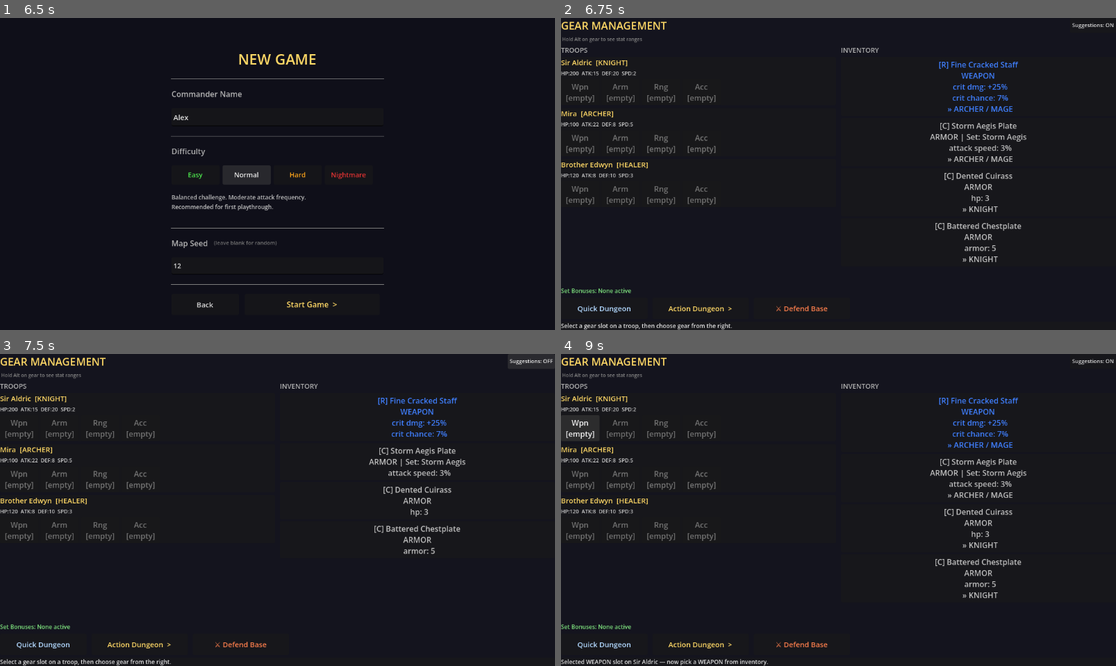
Above: before the commit, frames 1-4 (two rows, left to right).
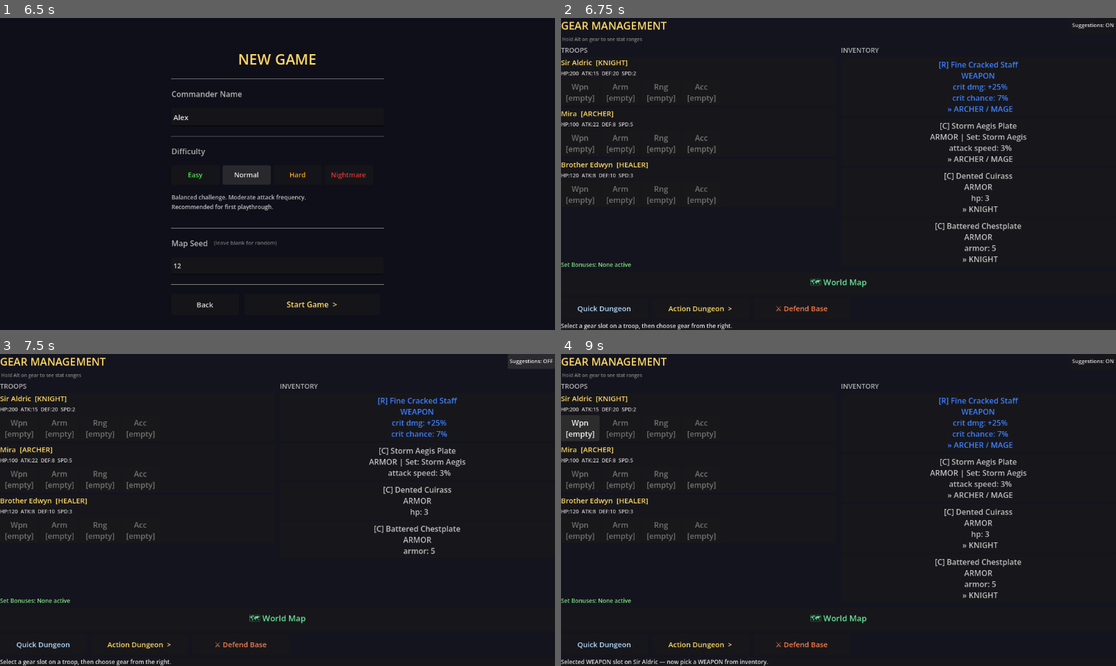
Above: after the commit, the same moments.

Repository: imHuko/fantasy-crawler-autobattler
Game: Godot game, scene res://scenes/main_menu.tscn
Two runs of this game, one before a commit and one after it. Both use one fixed random seed, a clock stepped at 60 frames per second and the inputs below.
Inputs (mouse positions are in pixels of both pictures, inside the frame that each line leads up to):
- Up to frame 1 (6.5 s): click "Start Game" at 0.5 s; click (277, 117) at 1.27 s; type "Alex" at 1.35 s; click (277, 264) at 1.5 s; type "12" at 1.58 s; click "Hard" at 2 s; click "Nightmare" at 2.75 s; click "Easy" at 3.5 s; click "Easy" at 4.25 s; click "Normal" at 5 s; click "Normal" at 5.75 s
- Up to frame 2 (6.75 s): click "Start Game >" at 6.5 s
- Up to frame 3 (7.5 s): click "Suggestions: ON" at 7.25 s
- Up to frame 4 (9 s): click "Suggestions: OFF" at 8 s; click "Wpn [empty]" at 8.75 s

Frame 1 is identical in both runs. In frame 2, 0.3% of the frame differs, in the area x 0-56%, y 78-89%; in frame 3, 0.3%; in frame 4, 0.3%.

Commit message:
adding maps
maps added, bare bones

Diff:
--- a/autoloads/player_inventory.gd
+++ b/autoloads/player_inventory.gd
@@ -22,6 +22,11 @@
 	"force_size": 1.0,
 	"enemy_expansion": 0.7,
 }
+
+# Map state
+var current_battle_zone: int = -1
+var current_attack_force: float = 1.0
+var conquering_zone: bool = false
 
 # -------------------------------------------------------
 # Talent hooks for gear quality system
--- a/scenes/management_screen.gd
+++ b/scenes/management_screen.gd
@@ -128,6 +128,17 @@
 	gear_list.size_flags_horizontal = Control.SIZE_EXPAND_FILL
 	gear_list.add_theme_constant_override("separation", 4)
 	right_scroll.add_child(gear_list)
+
+	# --- WORLD MAP BUTTON ---
+	var map_btn = Button.new()
+	map_btn.text = "🗺 World Map"
+	map_btn.custom_minimum_size = Vector2(200, 48)
+	map_btn.add_theme_font_size_override("font_size", 17)
+	map_btn.add_theme_color_override("font_color", Color(0.4, 0.9, 0.6))
+	map_btn.pressed.connect(func():
+		SaveManager.save_game()
+		get_tree().change_scene_to_file("res://scenes/world_map.tscn"))
+	outer.add_child(map_btn)
 
 	# --- DUNGEON BUTTONS ---
 	var dungeon_hbox = HBoxContainer.new()
--- /dev/null
+++ b/scenes/world_map.gd
@@ -0,0 +1,662 @@
+extends Node2D
+
+# -------------------------------------------------------
+# World Map — procedurally generated zone-based conquest
+# -------------------------------------------------------
+
+const MAP_W = 900
+const MAP_H = 580
+
+const ZONE_TYPES = ["city", "forest", "dungeon", "ruins", "mountain"]
+const ZONE_TYPE_COLORS = {
+	"city":     Color(0.90, 0.80, 0.30),
+	"forest":   Color(0.25, 0.70, 0.30),
+	"dungeon":  Color(0.50, 0.20, 0.60),
+	"ruins":    Color(0.55, 0.45, 0.35),
+	"mountain": Color(0.60, 0.60, 0.65),
+}
+const ZONE_TYPE_ICONS = {
+	"city":     "⬛",
+	"forest":   "▲",
+	"dungeon":  "●",
+	"ruins":    "◆",
+	"mountain": "▲",
+}
+
+const OWNER_COLORS = {
+	"player":  Color(0.30, 0.60, 1.00),
+	"neutral": Color(0.50, 0.50, 0.50),
+}
+
+const ZONE_NAMES = [
+	"Ashveil", "Stonemark", "Duskhaven", "Ironfeld", "Crestmoor",
+	"Thornwall", "Embervast", "Greywatch", "Coldspire", "Mirewood",
+	"Ravensholm", "Dustgate", "Cinderpass", "Hallowfen", "Bleakhurst",
+	"Vaelmore", "Grimtide", "Sunderveil", "Brackmore", "Frostwall",
+	"Saltmere", "Ironveil", "Ashenford", "Grimhold", "Dreadmere",
+]
+
+# Zone data structure
+# { id, name, type, pos, owner, troops, connections, buildings,
+#   dist_from_start, enemy_strength, troop_queue }
+var zones: Array = []
+var connections: Array = []   # pairs of zone ids
+var selected_zone_id: int = -1
+var popup_panel: Control = null
+var turn: int = 1
+var pending_attacks: Array = []  # {zone_id, turns_until, force_size}
+
+# UI
+var zone_nodes: Array = []
+var connection_lines: Node2D
+var hud_turn: Label
+var hud_diff: Label
+var notification_label: Label
+
+func _ready() -> void:
+	_generate_map()
+	_build_ui()
+	_draw_map()
+	_refresh_hud()
+
+# -------------------------------------------------------
+# Map Generation
+# -------------------------------------------------------
+func _generate_map() -> void:
+	var rng = RandomNumberGenerator.new()
+	rng.seed = PlayerInventory.map_seed
+
+	var diff = PlayerInventory.difficulty
+	var zone_count = {"Easy": 10, "Normal": 13, "Hard": 15, "Nightmare": 15}.get(diff, 13)
+
+	# Place starting zone left-center
+	var start_pos = Vector2(120, MAP_H / 2)
+	zones.append(_make_zone(0, "city", start_pos, "player", "Your City"))
+	zones[0]["dist_from_start"] = 0
+
+	# Generate remaining zones
+	var used_positions = [start_pos]
+	var attempts = 0
+	while zones.size() < zone_count and attempts < 500:
+		attempts += 1
+		var pos = Vector2(
+			rng.randf_range(80, MAP_W - 80),
+			rng.randf_range(60, MAP_H - 60)
+		)
+		# Ensure minimum spacing
+		var too_close = false
+		for up in used_positions:
+			if pos.distance_to(up) < 100:
+				too_close = true
+				break
+		if too_close: continue
+
+		var zone_id = zones.size()
+		var dist = pos.distance_to(start_pos)
+		var ztype = ZONE_TYPES[rng.randi() % ZONE_TYPES.size()]
+		var zname = ZONE_NAMES[zone_id % ZONE_NAMES.size()]
+		var owner = "neutral"
+
+		var zone = _make_zone(zone_id, ztype, pos, owner, zname)
+		zone["dist_from_start"] = dist
+		zone["enemy_strength"] = int(dist / 80.0)
+		zones.append(zone)
+		used_positions.append(pos)
+
+	# Connect zones — each zone connects to 2-3 nearest neighbors
+	for i in range(zones.size()):
+		var distances = []
+		for j in range(zones.size()):
+			if i == j: continue
+			distances.append({"id": j, "dist": zones[i]["pos"].distance_to(zones[j]["pos"])})
+		distances.sort_custom(func(a, b): return a["dist"] < b["dist"])
+
+		var connect_count = rng.randi_range(2, 3)
+		for k in range(min(connect_count, distances.size())):
+			var pair = [min(i, distances[k]["id"]), max(i, distances[k]["id"])]
+			if pair not in connections and distances[k]["dist"] < 280:
+				connections.append(pair)
+				zones[i]["connections"].append(distances[k]["id"])
+				zones[distances[k]["id"]]["connections"].append(i)
+
+	# Ensure start zone is connected to at least one other
+	if zones[0]["connections"].is_empty():
+		var nearest_id = 1
+		connections.append([0, 1])
+		zones[0]["connections"].append(1)
+		zones[1]["connections"].append(0)
+
+func _make_zone(id: int, ztype: String, pos: Vector2, owner: String, zname: String) -> Dictionary:
+	return {
+		"id": id, "name": zname, "type": ztype,
+		"pos": pos, "owner": owner,
+		"troops": [] if owner != "player" else [],
+		"connections": [],
+		"buildings": [],
+		"dist_from_start": 0,
+		"enemy_strength": 0,
+		"troop_queue": [],
+	}
+
+# -------------------------------------------------------
+# Draw Map
+# -------------------------------------------------------
+func _build_ui() -> void:
+	var bg = ColorRect.new()
+	bg.color = Color(0.07, 0.08, 0.10)
+	bg.set_anchors_preset(Control.PRESET_FULL_RECT)
+	add_child(bg)
+
+	# Draw connection lines first (behind zones)
+	connection_lines = Node2D.new()
+	add_child(connection_lines)
+
+	# Top HUD
+	var hud = CanvasLayer.new()
+	add_child(hud)
+
+	var top = PanelContainer.new()
+	top.set_anchors_preset(Control.PRESET_TOP_WIDE)
+	top.size.y = 44
+	hud.add_child(top)
+
+	var hbox = HBoxContainer.new()
+	hbox.add_theme_constant_override("separation", 20)
+	top.add_child(hbox)
+
+	var title = Label.new()
+	title.text = PlayerInventory.player_name + "'s Campaign"
+	title.add_theme_font_size_override("font_size", 15)
+	title.add_theme_color_override("font_color", Color(1, 0.85, 0.4))
+	hbox.add_child(title)
+
+	hud_turn = Label.new()
+	hud_turn.add_theme_font_size_override("font_size", 14)
+	hud_turn.add_theme_color_override("font_color", Color(0.7, 0.9, 0.7))
+	hbox.add_child(hud_turn)
+
+	hud_diff = Label.new()
+	hud_diff.add_theme_font_size_override("font_size", 13)
+	hbox.add_child(hud_diff)
+
+	var spacer = Control.new()
+	spacer.size_flags_horizontal = Control.SIZE_EXPAND_FILL
+	hbox.add_child(spacer)
+
+	notification_label = Label.new()
+	notification_label.add_theme_font_size_override("font_size", 13)
+	notification_label.add_theme_color_override("font_color", Color(1, 0.5, 0.3))
+	hbox.add_child(notification_label)
+
+	# End Turn button
+	var end_turn_btn = Button.new()
+	end_turn_btn.text = "End Turn >"
+	end_turn_btn.custom_minimum_size = Vector2(120, 32)
+	end_turn_btn.add_theme_color_override("font_color", Color(1, 0.85, 0.4))
+	end_turn_btn.pressed.connect(_on_end_turn)
+	hbox.add_child(end_turn_btn)
+
+	# Back to management
+	var mgmt_btn = Button.new()
+	mgmt_btn.text = "Management"
+	mgmt_btn.custom_minimum_size = Vector2(110, 32)
+	mgmt_btn.pressed.connect(func():
+		SaveManager.save_game()
+		get_tree().change_scene_to_file("res://scenes/management_screen.tscn"))
+	hbox.add_child(mgmt_btn)
+
+func _draw_map() -> void:
+	# Clear old zone nodes
+	for zn in zone_nodes:
+		if is_instance_valid(zn): zn.queue_free()
+	zone_nodes.clear()
+	for c in connection_lines.get_children():
+		c.queue_free()
+
+	# Draw connections
+	for pair in connections:
+		var z1 = zones[pair[0]]
+		var z2 = zones[pair[1]]
+		var line = Line2D.new()
+		line.points = [z1["pos"] + Vector2(0, 44), z2["pos"] + Vector2(0, 44)]
+		line.width = 2.0
+		line.default_color = Color(0.3, 0.3, 0.4, 0.7)
+		connection_lines.add_child(line)
+
+	# Draw zones
+	for zone in zones:
+		var znode = _make_zone_node(zone)
+		add_child(znode)
+		zone_nodes.append(znode)
+
+func _make_zone_node(zone: Dictionary) -> Control:
+	var container = Control.new()
+	container.position = zone["pos"] + Vector2(0, 44)
+	container.custom_minimum_size = Vector2(64, 64)
+
+	# Zone circle background
+	var circle = ColorRect.new()
+	circle.size = Vector2(44, 44)
+	circle.position = Vector2(-22, -22)
+	circle.color = OWNER_COLORS[zone["owner"]].darkened(0.4)
+
+	# Highlight if selected
+	if zone["id"] == selected_zone_id:
+		circle.color = Color(1, 1, 0, 0.3)
+
+	container.add_child(circle)
+
+	# Zone type icon
+	var icon = Label.new()
+	icon.text = ZONE_TYPE_ICONS[zone["type"]]
+	icon.add_theme_font_size_override("font_size", 20)
+	icon.add_theme_color_override("font_color", ZONE_TYPE_COLORS[zone["type"]])
+	icon.position = Vector2(-10, -16)
+	container.add_child(icon)
+
+	# Owner indicator dot
+	var dot = ColorRect.new()
+	dot.size = Vector2(10, 10)
+	dot.position = Vector2(14, -22)
+	dot.color = OWNER_COLORS[zone["owner"]]
+	container.add_child(dot)
+
+	# Zone name
+	var name_lbl = Label.new()
+	name_lbl.text = zone["name"]
+	name_lbl.add_theme_font_size_override("font_size", 10)
+	name_lbl.add_theme_color_override("font_color", Color(0.85, 0.85, 0.85))
+	name_lbl.position = Vector2(-30, 24)
+	name_lbl.custom_minimum_size = Vector2(60, 0)
+	name_lbl.horizontal_alignment = HORIZONTAL_ALIGNMENT_CENTER
+	container.add_child(name_lbl)
+
+	# Troop count
+	if zone["troops"].size() > 0:
+		var troop_lbl = Label.new()
+		troop_lbl.text = "⚔%d" % zone["troops"].size()
+		troop_lbl.add_theme_font_size_override("font_size", 9)
+		troop_lbl.add_theme_color_override("font_color", Color(0.6, 0.9, 1.0))
+		troop_lbl.position = Vector2(-12, 10)
+		container.add_child(troop_lbl)
+
+	# Click area
+	var btn = Button.new()
+	btn.flat = true
+	btn.size = Vector2(64, 64)
+	btn.position = Vector2(-32, -32)
+	btn.pressed.connect(_on_zone_clicked.bind(zone["id"]))
+	container.add_child(btn)
+
+	# Pending attack warning
+	for attack in pending_attacks:
+		if attack["zone_id"] == zone["id"]:
+			var warn = Label.new()
+			warn.text = "⚠%d" % attack["turns_until"]
+			warn.add_theme_font_size_override("font_size", 11)
+			warn.add_theme_color_override("font_color", Color(1, 0.3, 0.3))
+			warn.position = Vector2(-8, -36)
+			container.add_child(warn)
+
+	return container
+
+# -------------------------------------------------------
+# Zone Popup
+# -------------------------------------------------------
+func _on_zone_clicked(zone_id: int) -> void:
+	selected_zone_id = zone_id
+	_close_popup()
+	_draw_map()
+	_open_popup(zones[zone_id])
+
+func _open_popup(zone: Dictionary) -> void:
+	popup_panel = PanelContainer.new()
+
+	# Position popup — keep on screen
+	var px = min(zone["pos"].x + 50, MAP_W - 280)
+	var py = max(zone["pos"].y + 44, 60)
+	popup_panel.position = Vector2(px, py)
+	popup_panel.custom_minimum_size = Vector2(260, 0)
+	add_child(popup_panel)
+
+	var vbox = VBoxContainer.new()
+	vbox.add_theme_constant_override("separation", 8)
+	popup_panel.add_child(vbox)
+
+	# Header
+	var header = Label.new()
+	header.text = "%s %s" % [ZONE_TYPE_ICONS[zone["type"]], zone["name"]]
+	header.add_theme_font_size_override("font_size", 16)
+	header.add_theme_color_override("font_color", ZONE_TYPE_COLORS[zone["type"]])
+	vbox.add_child(header)
+
+	var owner_lbl = Label.new()
+	owner_lbl.text = "Owner: %s" % zone["owner"].capitalize()
+	owner_lbl.add_theme_color_override("font_color", OWNER_COLORS[zone["owner"]])
+	owner_lbl.add_theme_font_size_override("font_size", 12)
+	vbox.add_child(owner_lbl)
+
+	var type_lbl = Label.new()
+	type_lbl.text = "Type: %s  |  Threat: %d" % [zone["type"].capitalize(), zone["enemy_strength"]]
+	type_lbl.add_theme_font_size_override("font_size", 11)
+	type_lbl.add_theme_color_override("font_color", Color(0.7, 0.7, 0.7))
+	vbox.add_child(type_lbl)
+
+	# Troops
+	var troop_lbl = Label.new()
+	if zone["troops"].is_empty():
+		troop_lbl.text = "Troops: None"
+	else:
+		var names = []
+		for t in zone["troops"]:
+			names.append(t if t is String else t.get("name", "Unknown"))
+		troop_lbl.text = "Troops: " + ", ".join(names)
+	troop_lbl.add_theme_font_size_override("font_size", 11)
+	troop_lbl.add_theme_color_override("font_color", Color(0.7, 0.85, 1.0))
+	troop_lbl.autowrap_mode = TextServer.AUTOWRAP_WORD
+	vbox.add_child(troop_lbl)
+
+	# Buildings
+	var build_lbl = Label.new()
+	build_lbl.text = "Buildings: " + (", ".join(zone["buildings"]) if not zone["buildings"].is_empty() else "None")
+	build_lbl.add_theme_font_size_override("font_size", 11)
+	build_lbl.add_theme_color_override("font_color", Color(0.85, 0.75, 0.5))
+	vbox.add_child(build_lbl)
+
+	var sep = HSeparator.new()
+	vbox.add_child(sep)
+
+	# Action buttons based on owner
+	if zone["owner"] == "player":
+		_add_popup_btn(vbox, "Move Troops Here", Color(0.4, 0.8, 1.0), _on_move_troops.bind(zone["id"]))
+		_add_popup_btn(vbox, "Build Here", Color(0.85, 0.75, 0.4), _on_build.bind(zone["id"]))
+		_add_popup_btn(vbox, "Enter Dungeon", Color(0.65, 0.3, 0.9), func():
+			SaveManager.save_game()
+			get_tree().change_scene_to_file("res://scenes/action_dungeon.tscn"))
+	elif zone["owner"] == "neutral":
+		var adj = _is_adjacent_to_player(zone["id"]) or zone["id"] == 0
+		if adj:
+			var threat_str = "Threat Level %d" % zone["enemy_strength"]
+			_add_popup_btn(vbox, "Conquer Zone  (%s)" % threat_str,
+				Color(0.4, 0.9, 0.4), _on_conquer.bind(zone["id"]))
+		else:
+			var hint = Label.new()
+			hint.text = "Must conquer adjacent zones first"
+			hint.add_theme_font_size_override("font_size", 11)
+			hint.add_theme_color_override("font_color", Color(0.5, 0.5, 0.5))
+			vbox.add_child(hint)
+
+	# Close button
+	var close_btn = Button.new()
+	close_btn.text = "Close"
+	close_btn.pressed.connect(_close_popup)
+	vbox.add_child(close_btn)
+
+func _add_popup_btn(parent: VBoxContainer, text: String, col: Color, callback: Callable) -> void:
+	var btn = Button.new()
+	btn.text = text
+	btn.custom_minimum_size = Vector2(0, 34)
+	btn.add_theme_color_override("font_color", col)
+	btn.pressed.connect(callback)
+	parent.add_child(btn)
+
+func _close_popup() -> void:
+	if popup_panel and is_instance_valid(popup_panel):
+		popup_panel.queue_free()
+		popup_panel = null
+
+# -------------------------------------------------------
+# Zone Actions
+# -------------------------------------------------------
+func _is_adjacent_to_player(zone_id: int) -> bool:
+	for conn in zones[zone_id]["connections"]:
+		if zones[conn]["owner"] == "player":
+			return true
+	return false
+
+func _on_battle_won(zone_id: int) -> void:
+	zones[zone_id]["owner"] = "player"
+	_notify("Conquered %s!" % zones[zone_id]["name"])
+	_draw_map()
+
+func _on_battle_lost(zone_id: int) -> void:
+	# If defending — zone reverts to neutral
+	if not PlayerInventory.conquering_zone:
+		zones[zone_id]["owner"] = "neutral"
+		_notify("%s was lost to the wilds!" % zones[zone_id]["name"])
+	_draw_map()
+
+func _on_conquer(zone_id: int) -> void:
+	_close_popup()
+	# Always triggers a battle — zone has guards based on distance
+	PlayerInventory.current_battle_zone = zone_id
+	PlayerInventory.current_attack_force = max(0.5, zones[zone_id]["enemy_strength"] * 0.3)
+	PlayerInventory.conquering_zone = true
+	SaveManager.save_game()
+	get_tree().change_scene_to_file("res://scenes/defense_scene.tscn")
+
+
+
+func _on_move_troops(zone_id: int) -> void:
+	_close_popup()
+	_open_move_troops_panel(zone_id)
+
+func _on_build(zone_id: int) -> void:
+	_close_popup()
+	_open_build_panel(zone_id)
+
+# -------------------------------------------------------
+# Move Troops Panel
+# -------------------------------------------------------
+func _open_move_troops_panel(target_zone_id: int) -> void:
+	popup_panel = PanelContainer.new()
+	popup_panel.position = Vector2(MAP_W / 2 - 160, MAP_H / 2 - 100)
+	popup_panel.custom_minimum_size = Vector2(320, 0)
+	add_child(popup_panel)
+
+	var vbox = VBoxContainer.new()
+	vbox.add_theme_constant_override("separation", 8)
+	popup_panel.add_child(vbox)
+
+	var title = Label.new()
+	title.text = "Move Troops to " + zones[target_zone_id]["name"]
+	title.add_theme_font_size_override("font_size", 14)
+	title.add_theme_color_override("font_color", Color(1, 0.85, 0.4))
+	vbox.add_child(title)
+
+	var hint = Label.new()
+	hint.text = "Select troops from your roster to station here."
+	hint.add_theme_font_size_override("font_size", 11)
+	hint.add_theme_color_override("font_color", Color(0.6, 0.6, 0.6))
+	vbox.add_child(hint)
+
+	for i in range(PlayerInventory.troop_roster.size()):
+		var troop = PlayerInventory.troop_roster[i]
+		var already_here = troop.troop_name in zones[target_zone_id]["troops"]
+
+		var btn = Button.new()
+		btn.text = "%s [%s]%s" % [
+			troop.troop_name,
+			troop.get_type_name(),
+			" ✓ HERE" if already_here else ""
+		]
+		btn.add_theme_font_size_override("font_size", 12)
+		btn.add_theme_color_override("font_color",
+			Color(0.4, 1.0, 0.4) if already_here else Color(0.8, 0.8, 0.8))
+		btn.pressed.connect(_on_assign_troop.bind(troop.troop_name, target_zone_id))
+		vbox.add_child(btn)
+
+	var close_btn = Button.new()
+	close_btn.text = "Done"
+	close_btn.pressed.connect(_close_popup)
+	vbox.add_child(close_btn)
+
+func _on_assign_troop(troop_name: String, zone_id: int) -> void:
+	# Remove from other zones first
+	for z in zones:
+		z["troops"].erase(troop_name)
+	# Add to target zone
+	if troop_name not in zones[zone_id]["troops"]:
+		zones[zone_id]["troops"].append(troop_name)
+	_close_popup()
+	_draw_map()
+	_notify("%s stationed at %s" % [troop_name, zones[zone_id]["name"]])
+
+# -------------------------------------------------------
+# Build Panel
+# -------------------------------------------------------
+const BUILDINGS = {
+	"Barracks":   {"desc": "Unlocks an additional troop slot.", "cost": 3},
+	"Watchtower": {"desc": "Gives +1 turn warning on incoming attacks.", "cost": 2},
+	"Farm":       {"desc": "Generates food resources each turn.", "cost": 2},
+	"Dungeon":    {"desc": "Allows dungeon runs from this zone.", "cost": 4},
+}
+
+func _open_build_panel(zone_id: int) -> void:
+	popup_panel = PanelContainer.new()
+	popup_panel.position = Vector2(MAP_W / 2 - 160, MAP_H / 2 - 120)
+	popup_panel.custom_minimum_size = Vector2(320, 0)
+	add_child(popup_panel)
+
+	var vbox = VBoxContainer.new()
+	vbox.add_theme_constant_override("separation", 8)
+	popup_panel.add_child(vbox)
+
+	var title = Label.new()
+	title.text = "Build in " + zones[zone_id]["name"]
+	title.add_theme_font_size_override("font_size", 14)
+	title.add_theme_color_override("font_color", Color(1, 0.85, 0.4))
+	vbox.add_child(title)
+
+	for bname in BUILDINGS:
+		var b = BUILDINGS[bname]
+		var already_built = bname in zones[zone_id]["buildings"]
+
+		var hbox = HBoxContainer.new()
+		vbox.add_child(hbox)
+
+		var btn = Button.new()
+		btn.text = bname + (" ✓" if already_built else " (Cost: %d turns)" % b["cost"])
+		btn.size_flags_horizontal = Control.SIZE_EXPAND_FILL
+		btn.add_theme_font_size_override("font_size", 12)
+		btn.disabled = already_built
+		btn.add_theme_color_override("font_color",
+			Color(0.4, 0.8, 0.4) if already_built else Color(0.85, 0.75, 0.4))
+		btn.pressed.connect(_on_build_selected.bind(bname, zone_id))
+		hbox.add_child(btn)
+
+		var desc = Label.new()
+		desc.text = b["desc"]
+		desc.add_theme_font_size_override("font_size", 10)
+		desc.add_theme_color_override("font_color", Color(0.55, 0.55, 0.55))
+		desc.autowrap_mode = TextServer.AUTOWRAP_WORD
+		desc.custom_minimum_size = Vector2(0, 0)
+		vbox.add_child(desc)
+
+	var close_btn = Button.new()
+	close_btn.text = "Cancel"
+	close_btn.pressed.connect(_close_popup)
+	vbox.add_child(close_btn)
+
+func _on_build_selected(building_name: String, zone_id: int) -> void:
+	if building_name not in zones[zone_id]["buildings"]:
+		zones[zone_id]["buildings"].append(building_name)
+		if building_name == "Barracks":
+			PlayerInventory.unlock_troop_slot()
+	_close_popup()
+	_draw_map()
+	_notify("Built %s in %s!" % [building_name, zones[zone_id]["name"]])
+
+# -------------------------------------------------------
+# Turn System
+# -------------------------------------------------------
+func _on_end_turn() -> void:
+	_close_popup()
+	turn += 1
+	_process_enemy_expansion()
+	_process_pending_attacks()
+	_maybe_spawn_attack()
+	_refresh_hud()
+	_draw_map()
+
+func _process_enemy_expansion() -> void:
+	# The wilds don't expand — neutral zones stay neutral until conquered
+	# Only zones the player loses revert to neutral
+	pass
+
+func _maybe_spawn_attack() -> void:
+	var diff_settings = PlayerInventory.difficulty_settings
+	var attack_chance = diff_settings.get("attack_frequency", 0.6) * 0.25
+	var warning = int(diff_settings.get("warning_turns", 3))
+
+	if randf() > attack_chance: return
+
+	# Attacks come from the wilds — any player zone adjacent to a neutral zone
+	var targets = []
+	for zone in zones:
+		if zone["owner"] != "player": continue
+		for conn_id in zone["connections"]:
+			if zones[conn_id]["owner"] == "neutral":
+				targets.append(zone["id"])
+				break
+
+	if targets.is_empty(): return
+
+	var target_id = targets[randi() % targets.size()]
+	# Check not already pending
+	for pa in pending_attacks:
+		if pa["zone_id"] == target_id: return
+
+	var force = diff_settings.get("force_size", 1.0)
+	pending_attacks.append({
+		"zone_id": target_id,
+		"turns_until": warning,
+		"force_size": force,
+	})
+	_notify("⚠ Creatures from the wilds will attack %s in %d turns!" % [zones[target_id]["name"], warning])
+
+func _process_pending_attacks() -> void:
+	var remaining = []
+	for attack in pending_attacks:
+		attack["turns_until"] -= 1
+		if attack["turns_until"] <= 0:
+			_trigger_attack(attack)
+		else:
+			remaining.append(attack)
+	pending_attacks = remaining
+
+func _trigger_attack(attack: Dictionary) -> void:
+	var zone = zones[attack["zone_id"]]
+	_notify("⚔ %s is under attack from the wilds!" % zone["name"])
+	PlayerInventory.current_battle_zone = attack["zone_id"]
+	PlayerInventory.current_attack_force = attack["force_size"]
+	SaveManager.save_game()
+	get_tree().change_scene_to_file("res://scenes/defense_scene.tscn")
+
+# -------------------------------------------------------
+# HUD
+# -------------------------------------------------------
+func _refresh_hud() -> void:
+	if hud_turn:
+		hud_turn.text = "Turn %d" % turn
+	if hud_diff:
+		var col = {"Easy": Color(0.3,0.9,0.3), "Normal": Color(0.4,0.7,1.0),
+				   "Hard": Color(1.0,0.65,0.1), "Nightmare": Color(0.9,0.2,0.2)}
+		hud_diff.text = "[%s]" % PlayerInventory.difficulty
+		hud_diff.add_theme_color_override("font_color",
+			col.get(PlayerInventory.difficulty, Color.WHITE))
+
+func _notify(msg: String) -> void:
+	if notification_label:
+		notification_label.text = msg
+		# Clear after 4 seconds
+		get_tree().create_timer(4.0).timeout.connect(func():
+			if is_instance_valid(notification_label):
+				notification_label.text = "")
+
+func _input(event: InputEvent) -> void:
+	if event is InputEventMouseButton and event.pressed:
+		if event.button_index == MOUSE_BUTTON_RIGHT:
+			_close_popup()
+			selected_zone_id = -1
+			_draw_map()
--- /dev/null
+++ b/scenes/world_map.tscn
@@ -0,0 +1,6 @@
+[gd_scene load_steps=2 format=3 uid="uid://world_map"]
+
+[ext_resource type="Script" path="res://scenes/world_map.gd" id="1_wm"]
+
+[node name="WorldMap" type="Node2D"]
+script = ExtResource("1_wm")
Not shown, added: scenes/world_map.gd.uid
